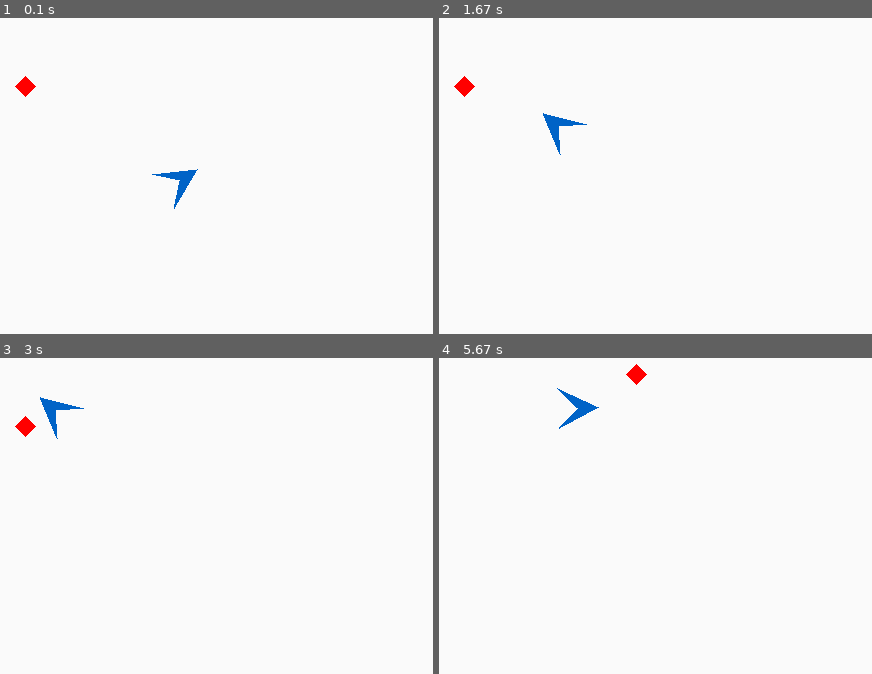
Above: before the commit, frames 1-4 (two rows, left to right).
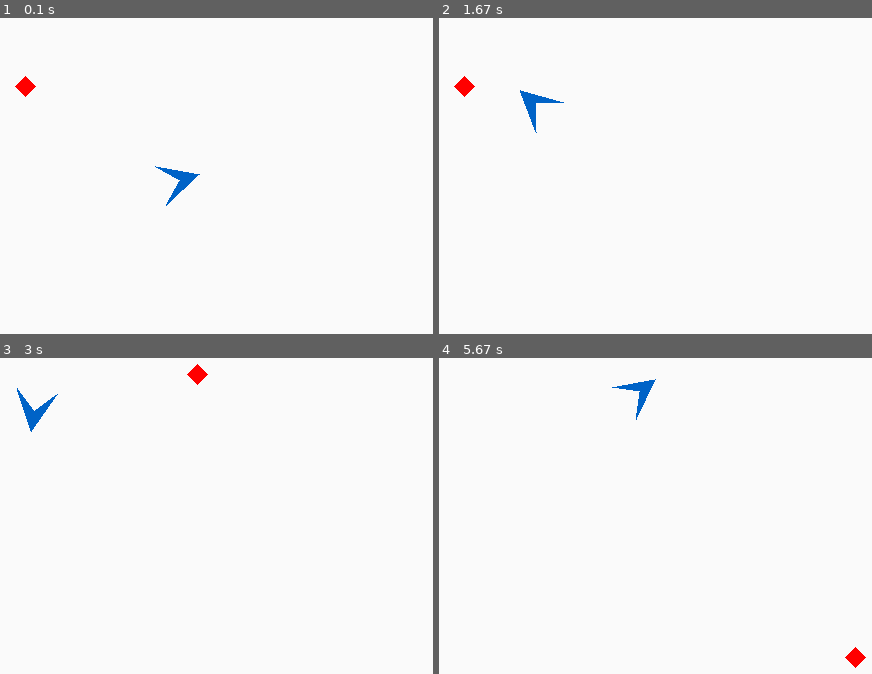
Above: after the commit, the same moments.

Repository: yipyip/Pygame-Examples
Game: pygame game, started from goalchaser.py
The game is run twice, just before and just after one commit, with the same random seed, the same clock (stepped at 60 frames per second) and the same inputs.
Inputs:
- Up to frame 1 (0.1 s): no input
- Up to frame 2 (1.67 s): no input
- Up to frame 3 (3 s): no input
- Up to frame 4 (5.67 s): no input

The runs differ from the first frame. In frame 1, 0.2% of the frame differs, in the area x 35-47%, y 46-61%; in frame 2, 0.6%; in frame 3, 0.9%; in frame 4, 1.0%, in the area x 27-99%, y 1-99%.

Commit message:
goalchaser smoother

Diff:
--- a/goalchaser.py
+++ b/goalchaser.py
@@ -346,9 +346,9 @@
           'goal_col': (255, 0, 0),
           'fps': 200,        # Pygame clock ticks
           'dt': 0.005,       # Time delta in secs
-          'pi_step': 1,      # PI domain: angle = PI * 2 / pi_step
+          'pi_step': 2,      # PI domain: angle = PI * 2 / pi_step
           'pi_eps': 32,     # PI domain: angle epsilon = PI * 2 / pi_eps
-          'move_step': 64,   # screen domain
+          'move_step': 128,   # screen domain
           'move_eps': 18}    # screen domain (goal proximity)
 
 ####
